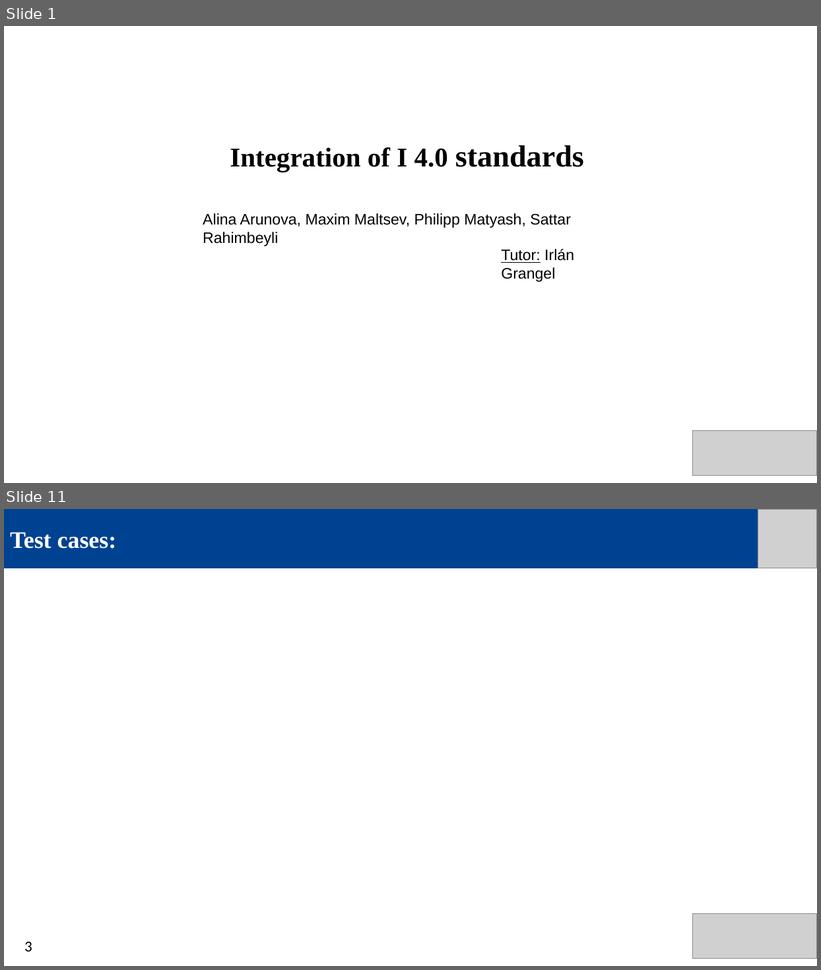
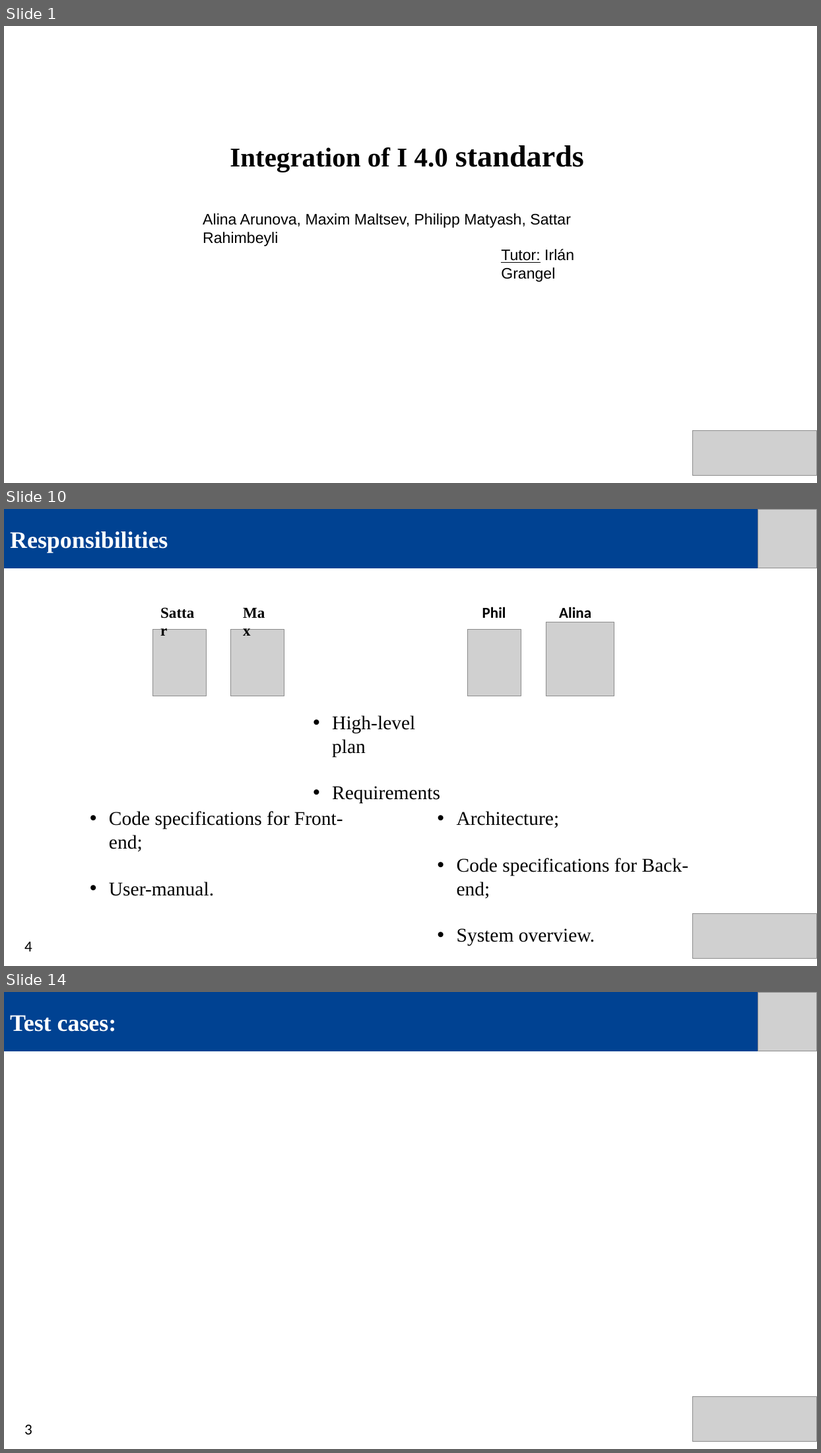
Before and after one commit to IntegrationI40StandardsSemLab/Integration-I4.0, a slide deck: Presentations/Final presentation/Final presentation.pptx. Shown one above the other, each under a label of ours: slides 1 and 11 before the commit, slides 1, 10 and 14 after it; the slides between them are not shown. The pictures are 821x970 and 821x1453 pixels, drawn with LibreOffice and Linux fonts; fonts in the diff are those of the drawing; grey boxes stand for pictures. Boxes give left, top, right and bottom in pixels: in the first picture for what was removed or moved away, otherwise in the second. Text is boxed around its words. In the diff, an @@ line names an element or a change of style, - is before the commit and + after.

```diff
--- a/Presentations/Final presentation/Final presentation.pptx
+++ b/Presentations/Final presentation/Final presentation.pptx
@@ slide 10 added at (4, 509, 817, 966), background #FFFFFF @@
@@ rectangle added at (4, 509, 758, 568), fill #004292, 28 pt, text #FFFFFF, bold @@
+Responsibilities
@@ picture added at (758, 509, 817, 568) @@
@@ text added at (154, 600, 205, 625), 18 pt, text #000000, bold @@
+Sattar
@@ text added at (237, 600, 279, 625), 18 pt, text #000000, bold @@
+Max
@@ text added at (482, 607, 506, 618), 18 pt, text #000000, bold @@
+Phil
@@ text added at (559, 607, 591, 618), 18 pt, text #000000, bold @@
+Alina
@@ picture added at (547, 622, 614, 696) @@
@@ picture added at (153, 630, 207, 696) @@
@@ picture added at (231, 630, 284, 696) @@
@@ picture added at (467, 630, 521, 696) @@
@@ text added at (332, 716, 440, 804), 23 pt, text #000000 @@
+• High-level plan
+• Requirements
@@ text added at (109, 811, 343, 896), 23 pt, text #000000 @@
+• Code specifications for Front-end;
+• User-manual.
@@ text added at (457, 811, 688, 947), 23 pt, text #000000 @@
+• Architecture;
+• Code specifications for Back-end;
+• System overview.
@@ picture added at (692, 914, 817, 958) @@
@@ text added at (24, 942, 32, 952), 18 pt, text #000000 @@
+4
@@ what was slide 11 is now slide 14 @@
```
Also in this commit, not shown: 3 slides changed, 8 other slides added, 6 slides removed, 1 other file.
